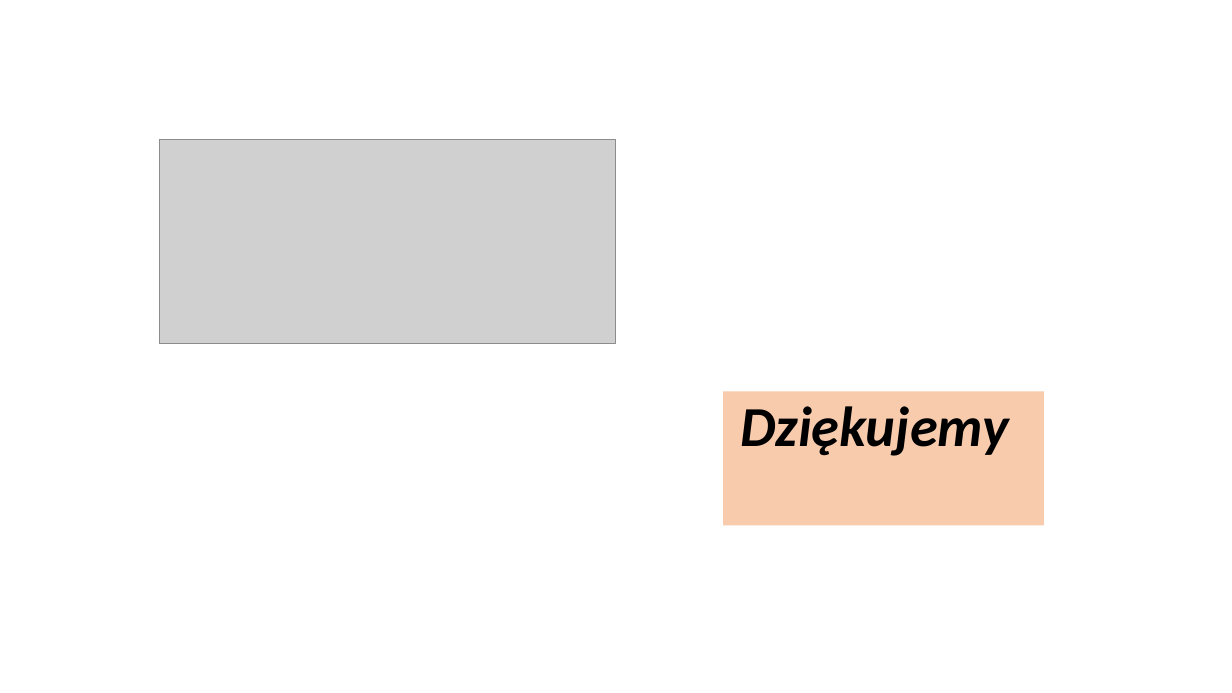
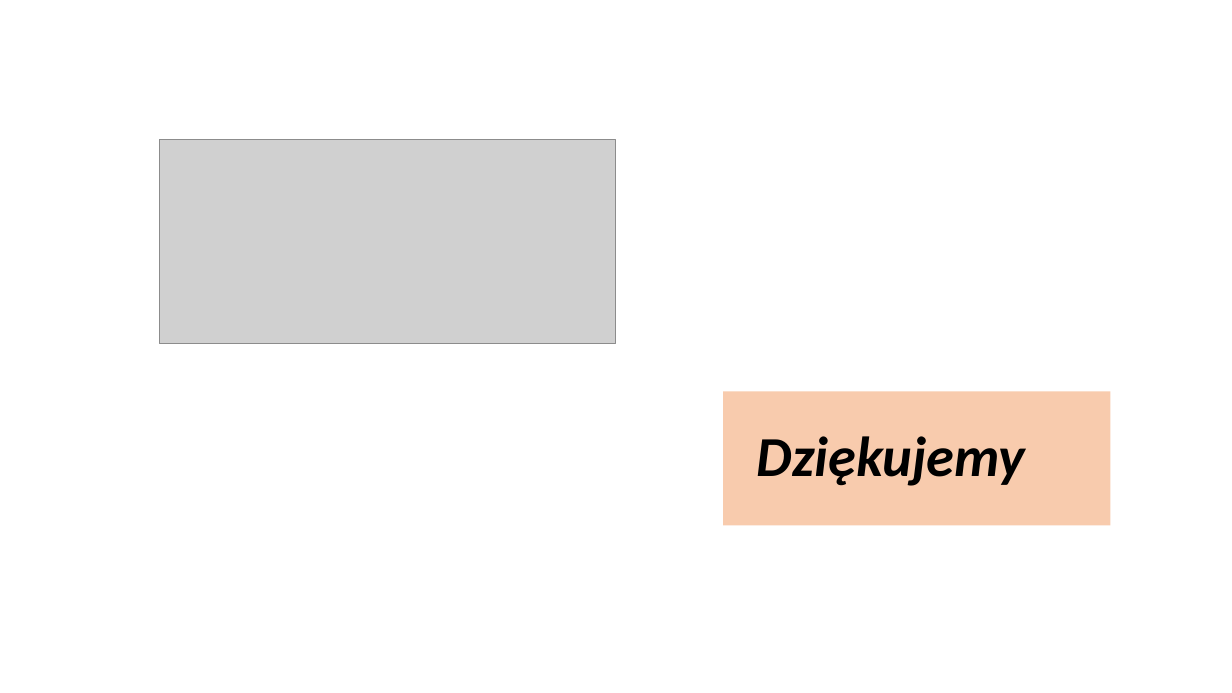
Before and after one commit to infoshareacademy/jdszr7-code-breakers, a slide deck: slide 17 of projekt_dl/SIGN LANGAUGE MNIST.pptx. Drawn at 1232x693 pixels with LibreOffice and Linux fonts; fonts in the diff are those of the drawing; grey boxes stand for pictures. Boxes give left, top, right and bottom in pixels: in the first picture for what was removed or moved away, otherwise in the second. Text is boxed around its words. In the diff, an @@ line names an element or a change of style, - is before the commit and + after.

```diff
--- a/projekt_dl/SIGN LANGAUGE MNIST.pptx
+++ b/projekt_dl/SIGN LANGAUGE MNIST.pptx
@@ title "Dziękujemy": place and size @@
-title "Dziękujemy" at <box>724,392,1044,526</box>
+title "Dziękujemy" at <box>724,392,1111,526</box>
@@ title "Dziękujemy" at <box>724,392,1111,526</box>: alignment right to centre @@
```
Also in this commit, not shown: 9 other slides changed.
